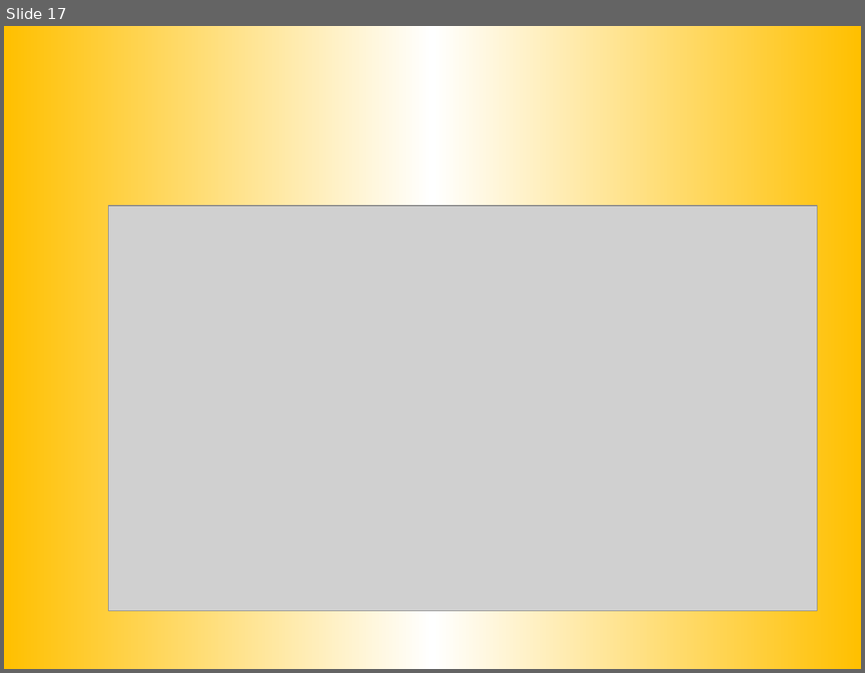
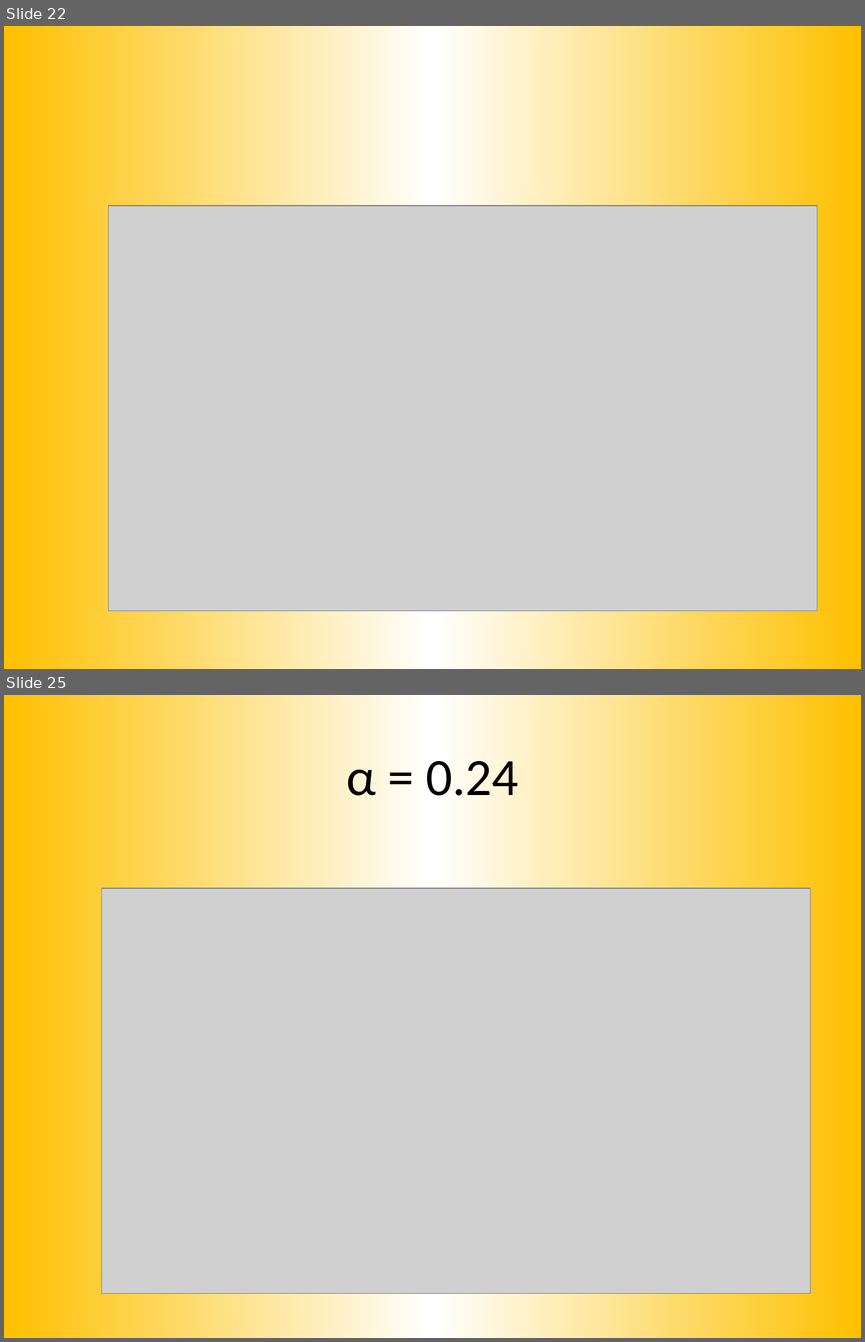
Before and after one commit to mkapiczy/DronVision, a slide deck: Dokumenty/Obrona/Prezentacja.pptx. Shown one above the other, each under a label of ours: slide 17 before the commit, slides 22 and 25 after it; the slides between them are not shown. The pictures are 865x673 and 865x1342 pixels, drawn with LibreOffice and Linux fonts; fonts in the diff are those of the drawing; grey boxes stand for pictures. Boxes give left, top, right and bottom in pixels: in the first picture for what was removed or moved away, otherwise in the second. Text is boxed around its words. In the diff, an @@ line names an element or a change of style, - is before the commit and + after.

```diff
--- a/Dokumenty/Obrona/Prezentacja.pptx
+++ b/Dokumenty/Obrona/Prezentacja.pptx
@@ slide 25 added at (4, 695, 861, 1338), background gradient #FFC000 to #FFFFFF @@
@@ title added at (346, 761, 518, 796), 44 pt, text #000000 @@
+α = 0.24
@@ picture added at (102, 888, 810, 1292) @@
@@ what was slide 17 is now slide 22 @@
```
Also in this commit, not shown: 6 slides changed, 9 other slides added, 3 slides removed, 1 other file.
